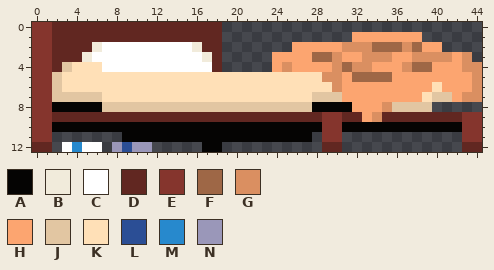
Pixel-art file, stored at Assets/Textures/StaticObjects/OliverBedroom/oliver-bed-bounce.aseprite. The first picture shows the starting point.
45x13 pixels, 1 frame.
Palette (. is transparent): A #050403  B #f1ebdb  C #ffffff  D #612721  E #85352d  F #9e6746  G #da8f61  H #fca570  J #e2c6a2  K #ffe0b7  L #2b4e95  M #2789cd  N #9a97b9
Pixels before, first column x 0:
 0 EEDDDDDDDDDDDDDDDDD..........................
 1 EEDDDDDDDDDDDDDDDDD.............HHHHHHH......
 2 EEDDDDBCCCCCCCCCBDD.......HHHHHGGGFFFGFHH....
 3 EEDDDBCCCCCCCCCCCBD.....HHHHFFGHHGGGHHGGGGHG.
 4 EEDJKKKCCCCCCCCCCCD.....HGHHHHGFGGHHHGFFHHHGG
 5 EEJKKKKKKKKKKKKKKKKKKKKKKKKKKGGHFFFFHHHHHHHHG
 6 EEJKKKKKKKKKKKKKKKKKKKKKKKKKKKGHHHHHHHHHKHHHG
 7 EEJJJJJKKKKKKKKKKKKKKKKKKKKKJJJHHHHHHHHKJJHGG
 8 EEAAAAAJJJJJJJJJJJJJJJJJJJJJAAAAHHHGJJJJ.....
 9 EEDDDDDDDDDDDDDDDDDDDDDDDDDDDEEDDHGDDDDDDDDEE
10 EEAAAAAAAAAAAAAAAAAAAAAAAAAAAEEAAAAAAAAAAAAEE
11 EE.......AAAAAAAAAAAAAAAAAAA.EE............EE
12 DD.CMCC.NLNN.....AA..........DD............DD
Once edited:
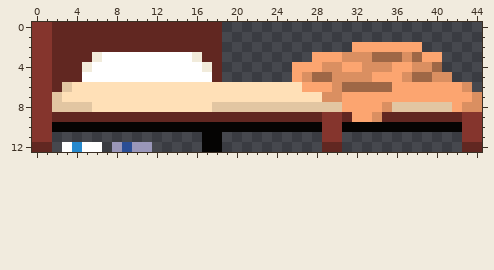
Change:
y 1: x 32..38 HHHHHHH -> .......
y 2: x 6..16 BCCCCCCCCCB -> DDDDDDDDDDD; x 26..40 HHHHHGGGFFFGFHH -> ......HHHHHHH..
y 3: x 5..6 BC -> DB; x 16..17 CB -> BD; x 24..32 HHHHFFGHH -> ....HHHGG; x 34..43 GGHHGGGGHG -> FFFGFHH...
y 4: x 3..6 JKKK -> DDBC; x 17 C -> B; x 24..25 HG -> ..; x 29 H -> G; x 31..32 FG -> HH; x 34..35 HH -> GG; x 37..44 GFFHHHGG -> HGGF....
y 5: x 2..29 JKKKKKKKKKKKKKKKKKKKKKKKKKKG -> DDDCCCCCCCCCCCCCD.......HGFF; x 31..35 HFFFF -> GGGHH; x 37..44 HHHHHHHG -> GFFGG...
y 6: x 2..3 JK -> DJ; x 27..29 KKK -> HHH; x 31..35 HHHHH -> FFFFF; x 40 K -> H; x 43..44 HG -> G.
y 7: x 3..6 JJJJ -> KKKK; x 28..30 JJJ -> KGG; x 39..41 KJJ -> HHH; x 43 G -> H
y 8: x 2..17 AAAAAJJJJJJJJJJJ -> JJJJKKKKKKKKKKKK; x 28..31 AAAA -> JJJH; x 40..44 ..... -> JJHGG
y 9: x 32 D -> H
y 11: x 9..16 AAAAAAAA -> ........; x 19..27 AAAAAAAAA -> .........
